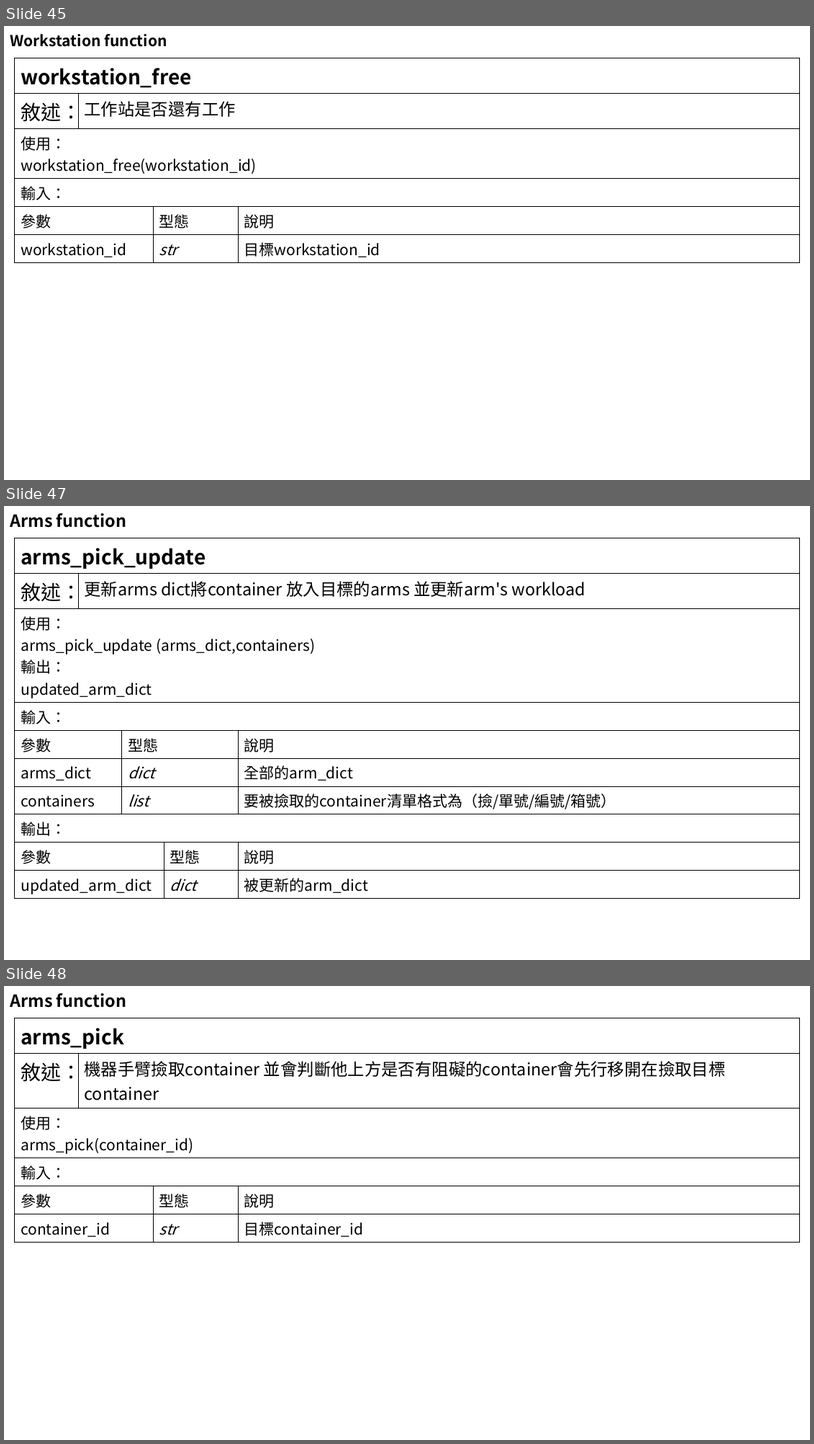
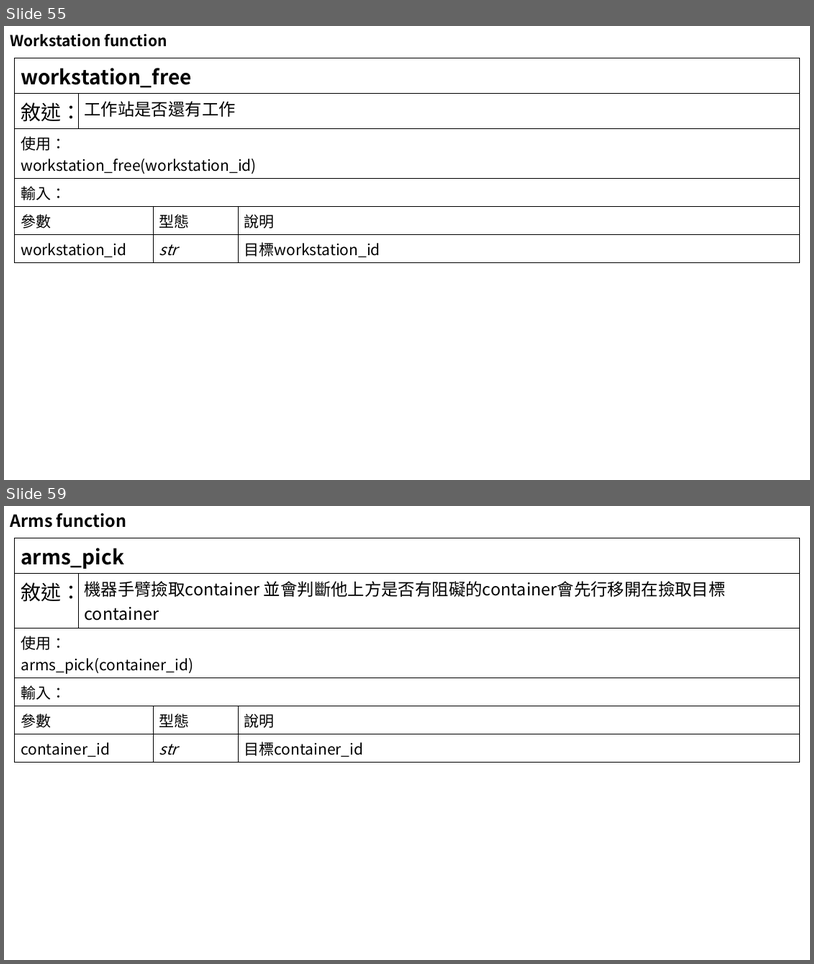
Before and after one commit to ethan1226/asrs_ofai, a slide deck: flowchart.pptx. Shown one above the other, each under a label of ours: slides 45, 47 and 48 before the commit, slides 55 and 59 after it; the slides between them are not shown. The pictures are 814x1444 and 814x964 pixels, drawn with LibreOffice and Linux fonts; fonts in the diff are those of the drawing. Boxes give left, top, right and bottom in pixels: in the first picture for what was removed or moved away, otherwise in the second. Text is boxed around its words. In the diff, an @@ line names an element or a change of style, - is before the commit and + after.

Commit message:
更新function說明

```diff
--- a/flowchart.pptx
+++ b/flowchart.pptx
@@ slide 47 removed at [4, 506, 810, 960], background #FFFFFF @@
@@ title removed at [10, 513, 126, 528] @@
-Arms function
@@ table removed at [15, 538, 800, 897], 10 rows, 5 columns @@
-arms_pick_update |  |  |  | 
-敘述： | 更新arms dict將container 放入目標的arms 並更新arm's workload |  |  | 
-使用： / arms_pick_update (arms_dict,containers) / 輸出： / updated_arm_dict |  |  |  | 
-輸入： |  |  |  | 
-參數 |  | 型態 |  | 說明
-arms_dict |  | dict |  | 全部的arm_dict
-containers |  | list |  | 要被撿取的container清單格式為（撿/單號/編號/箱號）
-輸出： |  |  |  | 
-參數 |  |  | 型態 | 說明
-updated_arm_dict |  |  | dict | 被更新的arm_dict
@@ what was slide 45 is now slide 55 @@
@@ what was slide 48 is now slide 59 @@
```
Also in this commit, not shown: 11 slides changed, 16 slides added, 3 other slides removed.
